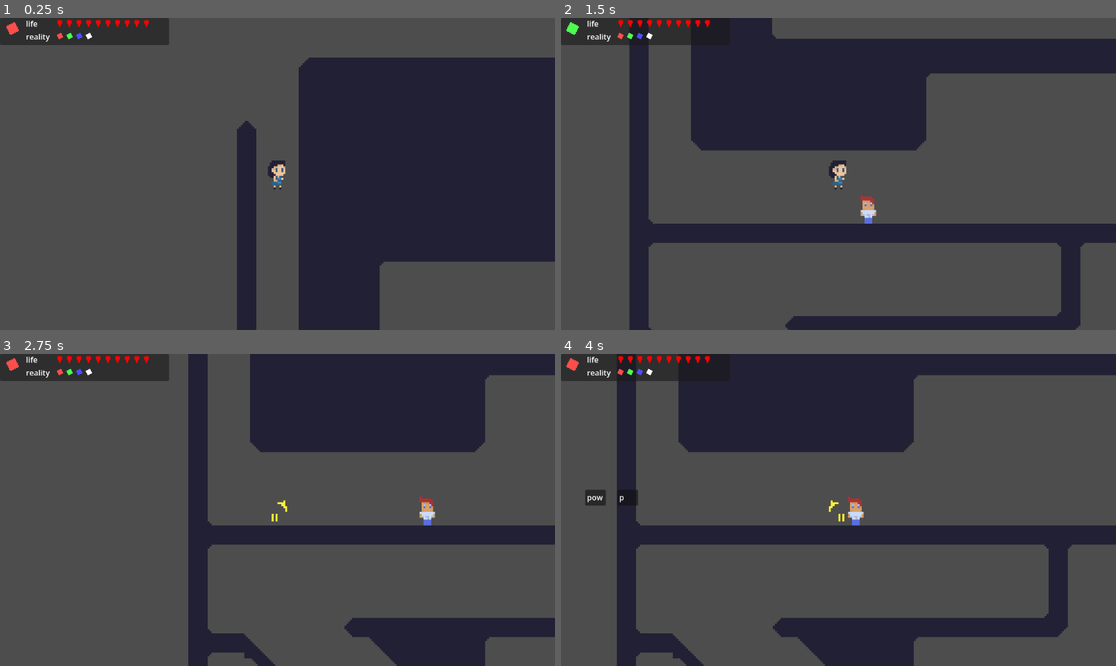
Above: before the commit, frames 1-4 (two rows, left to right).
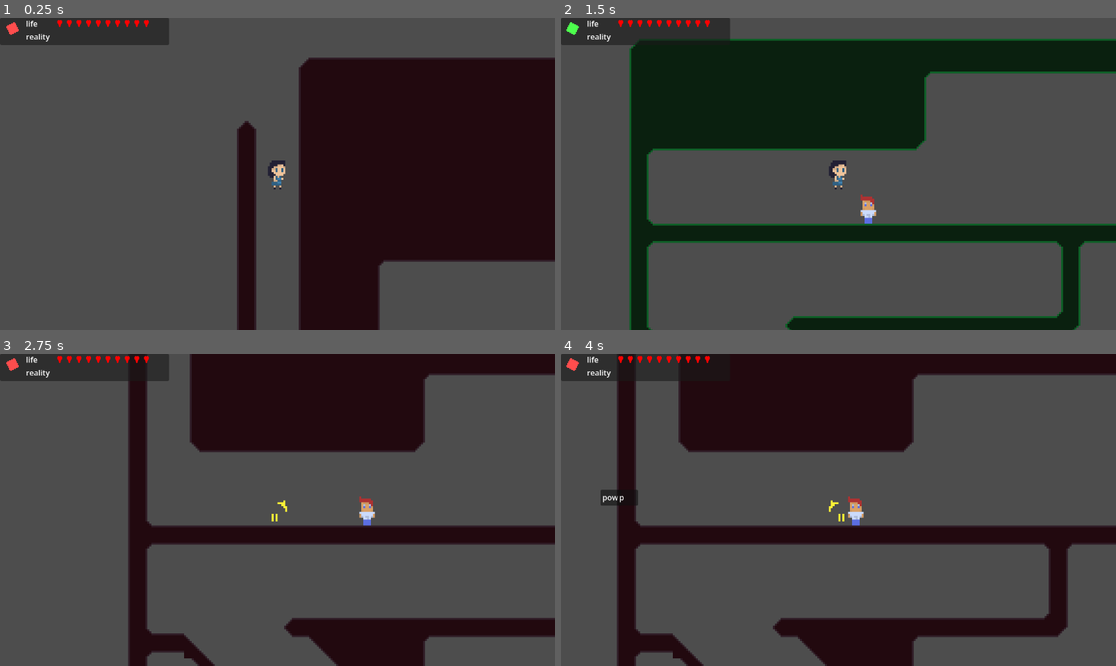
Above: after the commit, the same moments.

Repository: radulfx86/explore_mvania
Game: Godot game, scene res://levels/test_level.tscn
Same seed, same stepped clock (60 frames per second), same inputs: the game is played once before the commit and once after it.
Inputs:
- Up to frame 1 (0.25 s): no input
- Up to frame 2 (1.5 s): tap Enter at 0.5 s; hold R (switch_level_0) 0.53-1.28 s; hold D (move_right) from 0.53 s (still down); tap Space (jump) at 0.77 s; tap 1 (switch_level_1) at 0.8, 1.35 s
- Up to frame 3 (2.75 s): tap Space (jump) at 1.52 s; tap 2 (switch_level_2) at 1.55 s; release D (move_right) at 2.03 s; hold A (move_left) from 2.03 s (still down); hold 2 (switch_level_2) from 2.03 s (still down); tap R (switch_level_0) at 2.3 s
- Up to frame 4 (4 s): release A (move_left) at 2.78 s; release 2 (switch_level_2) at 2.78 s; hold D (move_right) from 2.78 s (still down); tap Q (attack_melee) at 2.85 s; tap Space (jump) at 3.02, 3.77 s; tap 1 (switch_level_1) at 3.05 s; hold 2 (switch_level_2) from 3.53 s (still down); tap E (attack_ranged) at 3.6 s

The runs differ from the first frame. In frame 1, 34% of the frame differs, in the area x 10-100%, y 4-100%; in frame 2, 34%; in frame 3, 34%; in frame 4, 27%.

Commit message:
level reality switch, reality symbols connected to items (TODO: make it using signals somehow)

Diff:
--- a/char/player/player_progress.gd
+++ b/char/player/player_progress.gd
@@ -23,7 +23,6 @@
 
 static func unlock_skill(skill: Skills) -> void:
 	unlocked_skills |= 1<<skill
-	print_unlocked_skills()
 
 static func clear_skill(skill: Skills) -> void:
 	unlocked_skills &= 1<<skill
--- a/gui.gd
+++ b/gui.gd
@@ -30,7 +30,8 @@
 		reality_icons.append(square)
 		level_info_label.add_child(square)
 		square.material = mat.duplicate()
-		square.material.set_shader_parameter("test_color", r)
+		square.material.set_shader_parameter("reality_color", r)
+		square.visible = false
 		c += 1
 
 	current_reality = animated_item.instantiate()
@@ -41,7 +42,7 @@
 	reality_icons.append(current_reality)
 	reality_placeholder.add_child(current_reality)
 	current_reality.material = mat.duplicate()
-	current_reality.material.set_shader_parameter("test_color", PlayerProgress.skill_colors[0])
+	current_reality.material.set_shader_parameter("reality_color", PlayerProgress.skill_colors[0])
 
 func init_hearts(width: int) -> void:
 	var c:int = 0
@@ -52,10 +53,15 @@
 		heart.position.y += level_info_label.size.y/2
 		#life_info_placeholder.add_child(heart)
 		life_info_label.add_child(heart)
-		heart.material.set_shader_parameter("test_color", Color.RED)
+		heart.material.set_shader_parameter("reality_color", Color.RED)
 		c += 1
 
 	RealityManagement.d.level_switched.connect(update_level)
 
 func update_level() -> void:
-	current_reality.material.set_shader_parameter("test_color", PlayerProgress.skill_colors[RealityManagement.realilty_level])
+	current_reality.material.set_shader_parameter("reality_color", PlayerProgress.skill_colors[RealityManagement.realilty_level])
+
+''' move this into a signal receiver '''
+func _physics_process(_delta: float) -> void:
+	for r in range(PlayerProgress.skill_colors.size()):
+		reality_icons[r].visible = PlayerProgress.has_skill(r)
--- a/levels/item.gd
+++ b/levels/item.gd
@@ -14,10 +14,13 @@
 func _ready() -> void:
 	animation.play()
 	var t = animation.get_sprite_frames().get_frame_texture(animation.animation, animation.get_frame())
+	animation.material = animation.material.duplicate()
+	animation.texture_filter = CanvasItem.TEXTURE_FILTER_NEAREST
 	animation.material.set_shader_parameter("frameTex", t)
 	animation.material.set_shader_parameter("texSize", t.get_atlas().get_size())
 	animation.material.set_shader_parameter("frameOffset", t.get_region().position)
 	animation.material.set_shader_parameter("frameSize",  t.get_region().size)
+	animation.material.set_shader_parameter("reality_color", PlayerProgress.skill_colors[value])
 
 
 func _on_body_entered(body: Node2D) -> void:
--- a/levels/test_level.gd
+++ b/levels/test_level.gd
@@ -16,16 +16,24 @@
 @onready var text_popup = preload("uid://cok7xddd3b6sj")
 
 func _ready() -> void:
+	var c: int = 0
 	for l in levels:
-		#l.visible = false
-		#l.enabled = false
-		#add_child(l)
+		if l == null:
+			continue
+		l.visible = false
+		l.enabled = false
+		l.material.set_shader_parameter("reality_color", PlayerProgress.skill_colors[c])
+		add_child(l)
+		c += 1
 		pass
 	#enable_level(0)
 	load_level(0)
+	tilemap.material.set_shader_parameter("reality_color", PlayerProgress.skill_colors[0])
 	pass
 
 func enable_level(i: int) -> void:
+	tilemap.visible = false
+	tilemap.enabled = false
 	for index in range(levels.size()):
 		if levels[index]:
 			var shall_enable = i == index
@@ -64,6 +72,7 @@
 		level_map.create_from_image_alpha(level_img)
 		tilemap.clear()
 		_fill_grid(tilemap, level)
+		tilemap.material.set_shader_parameter("reality_color", PlayerProgress.skill_colors[level])
 
 		var packed_scene = PackedScene.new()
 		packed_scene.pack(tilemap)
--- a/levels/test_level.tscn
+++ b/levels/test_level.tscn
@@ -345,6 +345,7 @@
 
 [sub_resource type="ShaderMaterial" id="ShaderMaterial_ly3hx"]
 shader = ExtResource("7_wndkh")
+shader_parameter/reality_color = Color(0, 0, 0, 1)
 
 [sub_resource type="TileSetAtlasSource" id="TileSetAtlasSource_wndkh"]
 texture = ExtResource("7_ur00s")
--- a/shader/gui_health.gdshader
+++ b/shader/gui_health.gdshader
@@ -1,13 +1,13 @@
 shader_type canvas_item;
 
-uniform vec4 test_color: source_color;
+uniform vec4 reality_color: source_color;
 
 void vertex() {
 	// Called for every vertex the material is visible on.
 }
 
 void fragment() {
-	COLOR = COLOR * test_color;
+	COLOR = COLOR * reality_color;
 }
 
 //void light() {
--- a/shader/item.gdshader
+++ b/shader/item.gdshader
@@ -3,13 +3,14 @@
 uniform vec2 texSize;
 uniform vec2 frameSize;
 uniform vec2 frameOffset;
+uniform vec4 reality_color: source_color;
 
 void fragment() {
 	vec2 uv_frame =  UV * frameSize / texSize + frameOffset / texSize;
 	// Called for every pixel the material is visible on.
 	vec2 d = UV - vec2(0.5,0.5);
 	float dist = 2.0 * length(d);
-	COLOR = COLOR * dist;
+	COLOR = COLOR * dist * reality_color;
 }
 
 //void light() {
--- a/shader/tiles.gdshader
+++ b/shader/tiles.gdshader
@@ -1,16 +1,7 @@
 shader_type canvas_item;
 
-
-void vertex() {
-	// Called for every vertex the material is visible on.
-}
+uniform vec4 reality_color: source_color;
 
 void fragment() {
-	// Called for every pixel the material is visible on.
-	//COLOR = COLOR * vec4(1,0,0,1);
+	COLOR = COLOR * reality_color;
 }
-
-//void light() {
-//	// Called for every pixel for every light affecting the CanvasItem.
-//	// Uncomment to replace the default light processing function with this one.
-//}
Binary file changed: resources/images/wall.aseprite
Binary file changed: resources/images/wall.png
